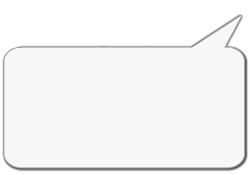
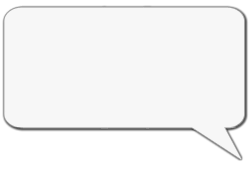
Comparing the layer stacks of the two 250x175 images. Changes:
added layer "Pasted Layer copy#1" above "Pasted Layer copy" over [12, 127, 244, 162]
hid "Pasted Layer copy" over [12, 13, 244, 48]
added layer "Background copy" above "Background" over [2, 5, 249, 132]
hid "Background" over [2, 48, 249, 172]
